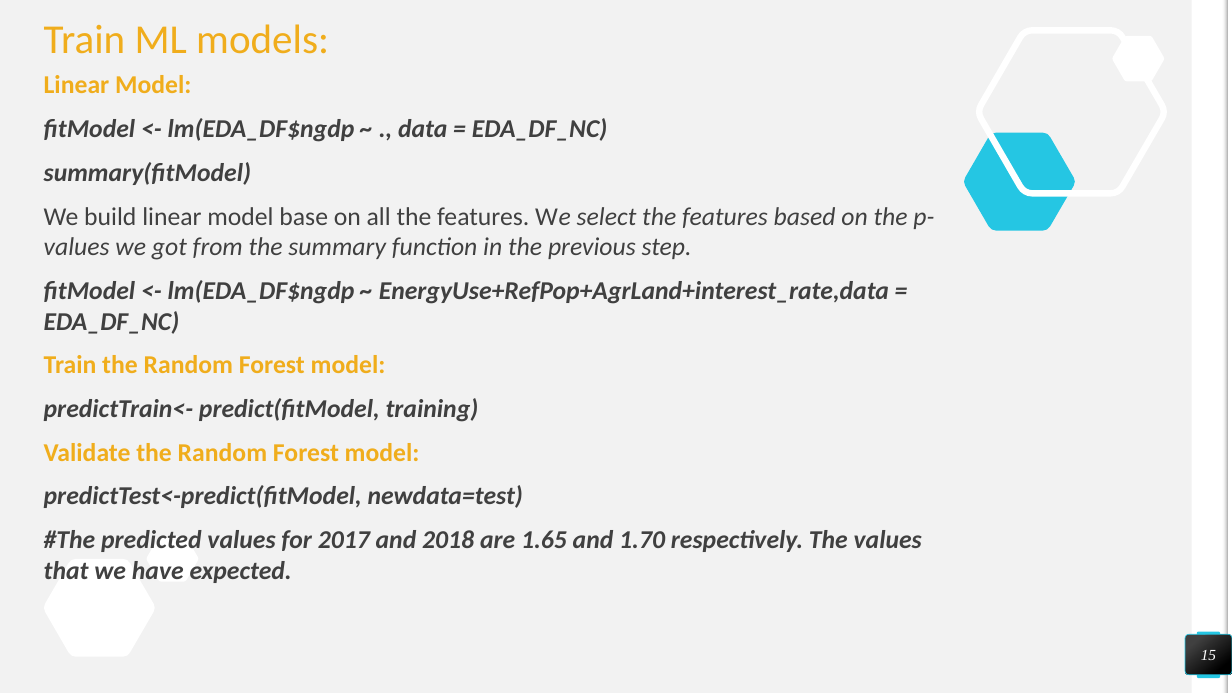
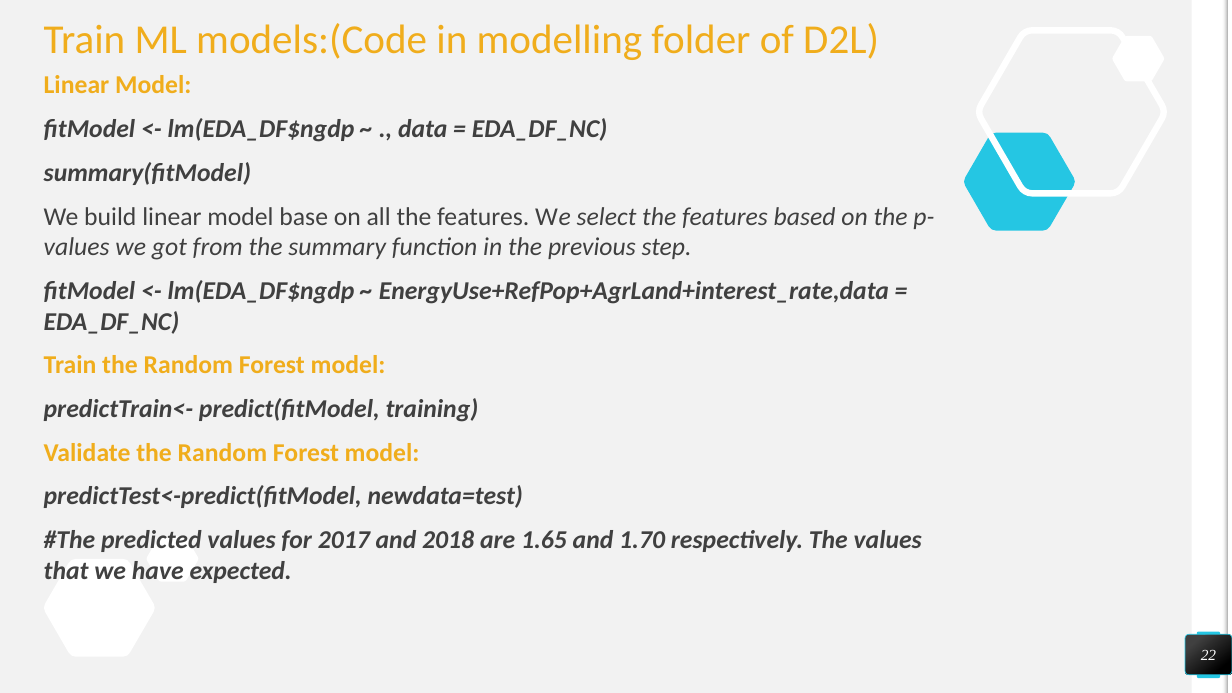
Before and after one commit to damiandmonte/Nominal-GDP-Prediction, a slide deck: slide 22 of Final_Report.pptx (slide 15 before the commit). Drawn at 1232x693 pixels with LibreOffice and Linux fonts; fonts in the diff are those of the drawing. Boxes give left, top, right and bottom in pixels: in the first picture for what was removed or moved away, otherwise in the second. Text is boxed around its words. In the diff, an @@ line names an element or a change of style, - is before the commit and + after.

```diff
--- a/Final_Report.pptx
+++ b/Final_Report.pptx
@@ title at bbox=[44, 23, 879, 60]: text changed @@
-Train ML models:
+Train ML models:(Code in modelling folder of D2L)
@@ page number at bbox=[1201, 650, 1216, 660]: text changed @@
-15
+22
```
Also in this commit, not shown: 11 other slides changed, 4 slides added, 2 slides removed, 1 other file.
